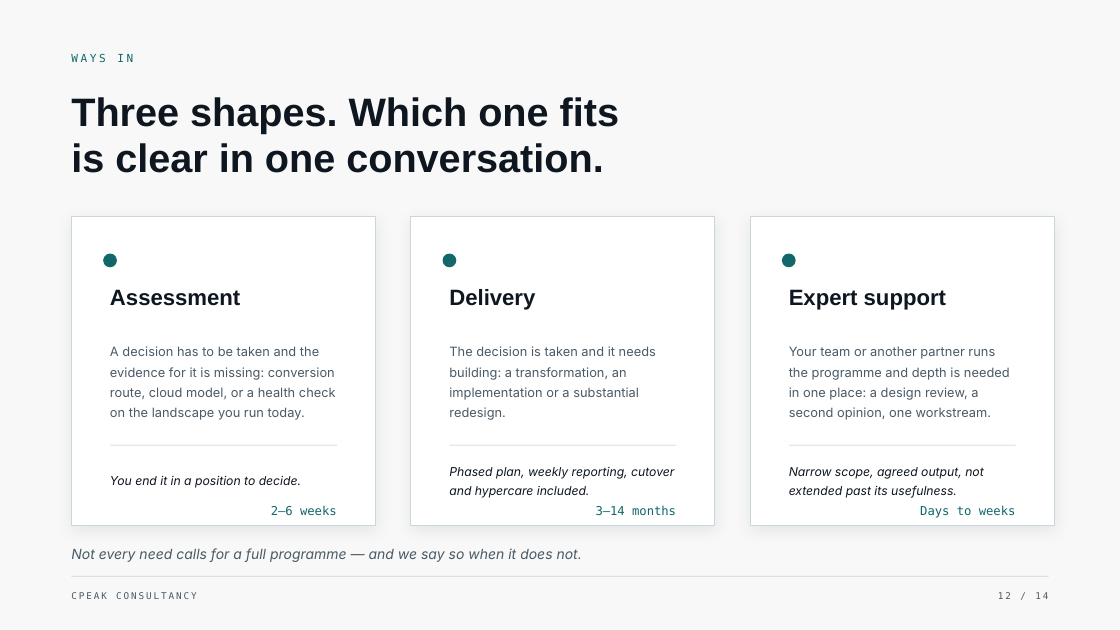
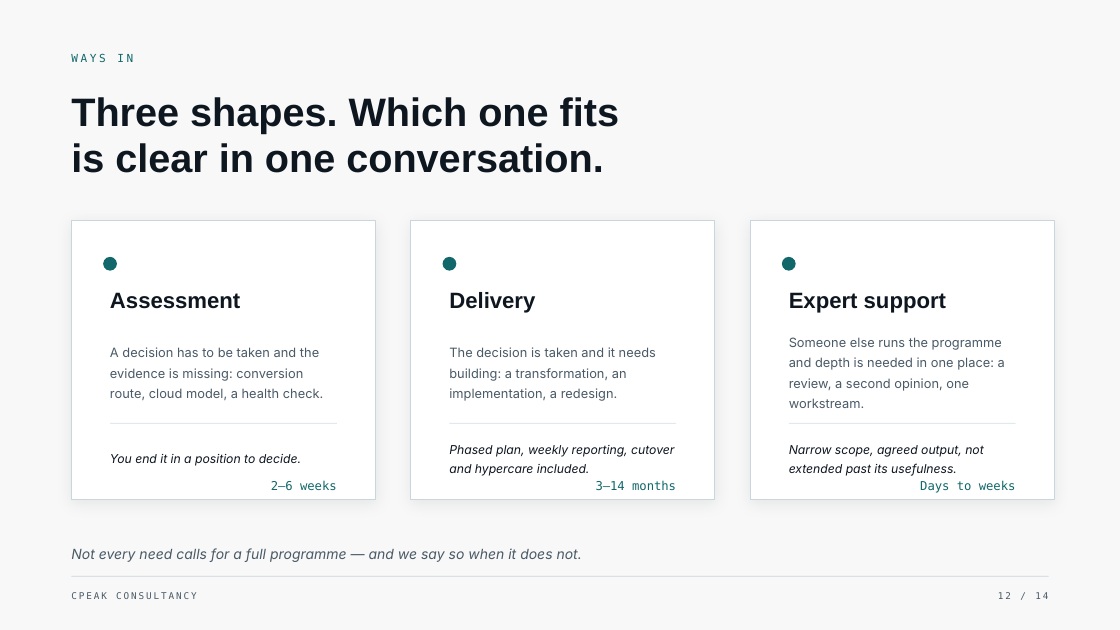
Before and after one commit to narinygt/Default, a slide deck: slide 12 of presentation/CPeak-Consultancy-Corporate-Presentation.pptx. Drawn at 1120x630 pixels with LibreOffice and Linux fonts; fonts in the diff are those of the drawing. Boxes give left, top, right and bottom in pixels: in the first picture for what was removed or moved away, otherwise in the second. Text is boxed around its words. In the diff, an @@ line names an element or a change of style, - is before the commit and + after.

```diff
--- a/presentation/CPeak-Consultancy-Corporate-Presentation.pptx
+++ b/presentation/CPeak-Consultancy-Corporate-Presentation.pptx
@@ rectangle: place and size @@
-rectangle at (71, 217, 376, 526)
+rectangle at (71, 220, 376, 499)
@@ rectangle: place and size @@
-rectangle at (411, 217, 715, 526)
+rectangle at (411, 220, 715, 499)
@@ rectangle: place and size @@
-rectangle at (750, 217, 1054, 526)
+rectangle at (750, 220, 1054, 499)
@@ 3 ellipses: place and size @@
-3 ellipses at (104, 254, 795, 266)
+3 ellipses at (104, 257, 795, 270)
@@ text at (110, 347, 324, 400): text changed @@
-A decision has to be taken and the evidence for it is missing: conversion route, cloud model, or a health check on the landscape you run today.
+A decision has to be taken and the evidence is missing: conversion route, cloud model, a health check.
@@ text at (449, 347, 656, 401): text changed @@
-The decision is taken and it needs building: a transformation, an implementation or a substantial redesign.
+The decision is taken and it needs building: a transformation, an implementation, a redesign.
@@ text at (789, 337, 1005, 408): text changed @@
-Your team or another partner runs the programme and depth is needed in one place: a design review, a second opinion, one workstream.
+Someone else runs the programme and depth is needed in one place: a review, a second opinion, one workstream.
@@ 3 texts, 3 lines: place and size @@
-3 texts, 3 lines at (110, 445, 1016, 498)
+3 texts, 3 lines at (110, 423, 1016, 476)
@@ 3 texts: place and size @@
-3 texts at (271, 505, 1016, 518)
+3 texts at (271, 480, 1016, 493)
```
Also in this commit, not shown: 12 other slides changed, 1 other file.
